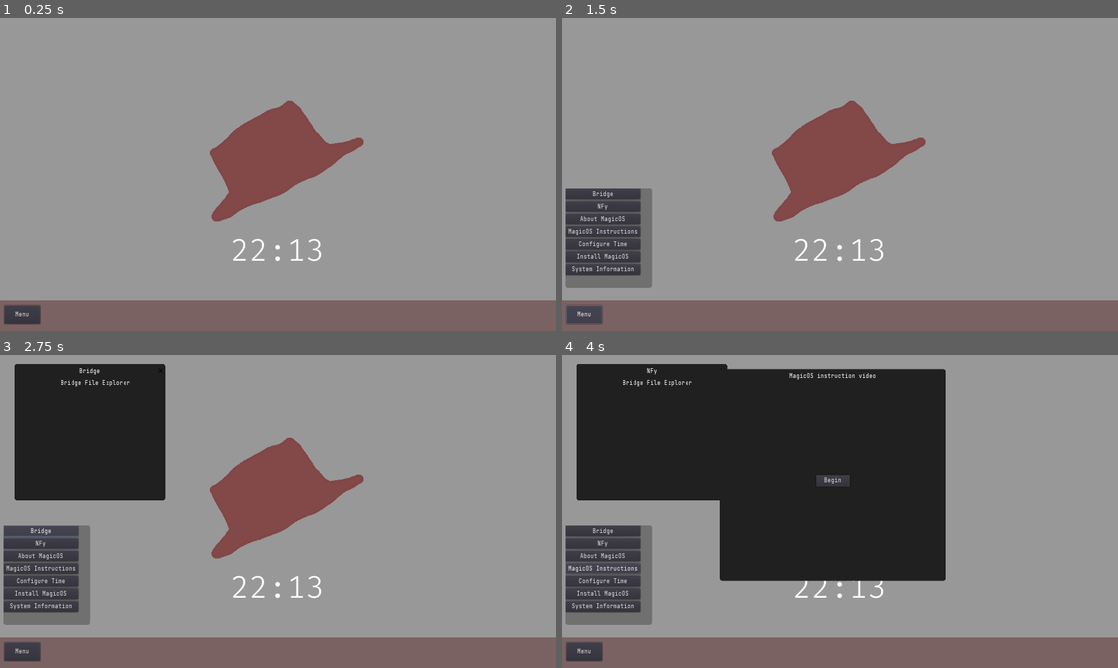
Above: before the commit, frames 1-4 (two rows, left to right).
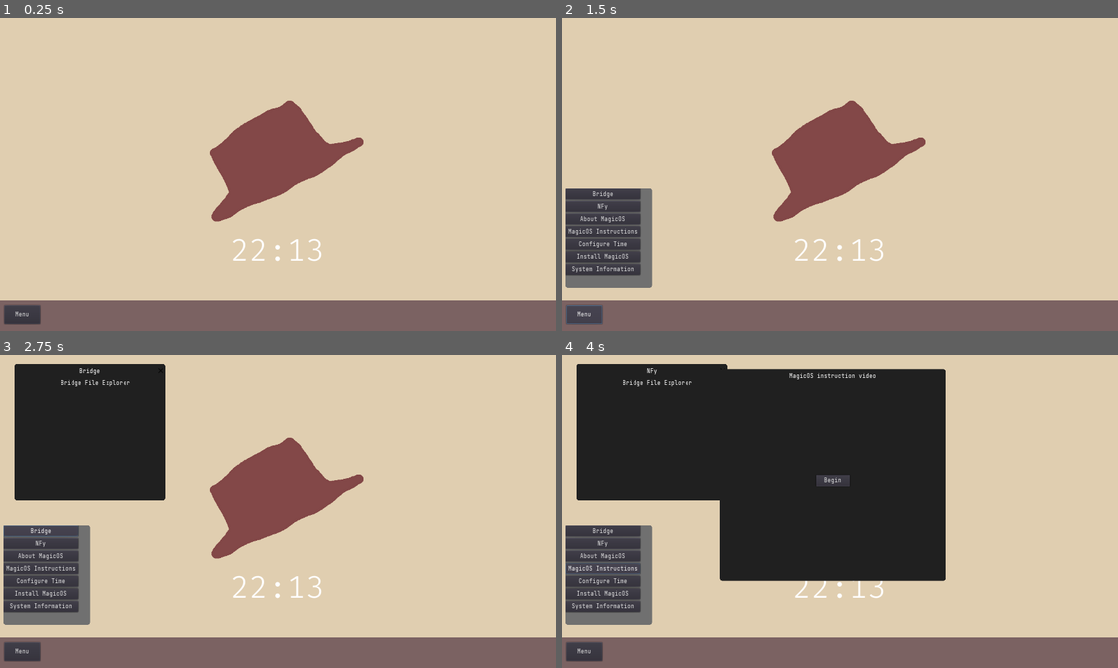
Above: after the commit, the same moments.

Repository: thekaigonzalez/MagicOS
Game: Godot game, scene res://system/docker/handler.tscn
The game is run twice, just before and just after one commit, with the same random seed, the same clock (stepped at 60 frames per second) and the same inputs. Video files are missing from this copy of the repository; at most half a second of black plays in their place.
Inputs:
- Up to frame 1 (0.25 s): no input
- Up to frame 2 (1.5 s): tap Enter at 0.5 s; click "Menu" at 1.25 s
- Up to frame 3 (2.75 s): click "Bridge" at 2 s
- Up to frame 4 (4 s): click "NFy" at 2.75 s; click "MagicOS Instructions" at 3.5 s

The runs differ from the first frame. In frame 1, 85% of the frame differs, in the area x 0-100%, y 0-91%; in frame 2, 80%; in frame 3, 68%; in frame 4, 46%.

Commit message:
Update background to be more like older version

Diff:
--- a/system/docker/handler.tscn
+++ b/system/docker/handler.tscn
@@ -13,6 +13,7 @@
 [ext_resource path="res://apps/MagicOSVideo.tscn" type="PackedScene" id=13]
 
 [sub_resource type="StyleBoxFlat" id=5]
+bg_color = Color( 0.882353, 0.811765, 0.694118, 1 )
 
 [sub_resource type="DynamicFont" id=7]
 size = 72
